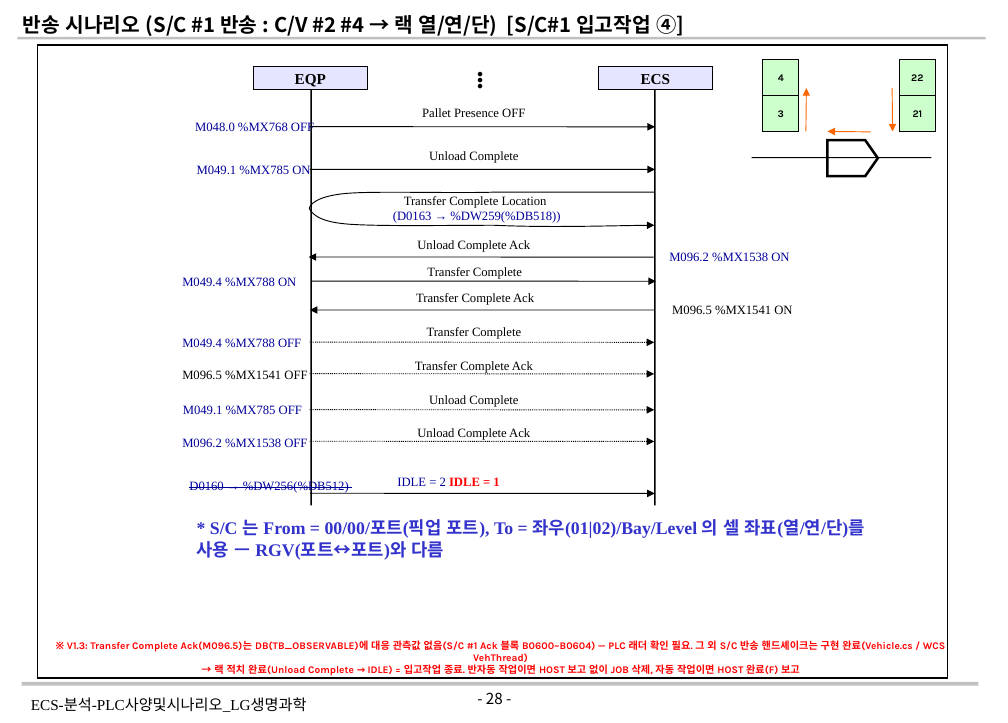
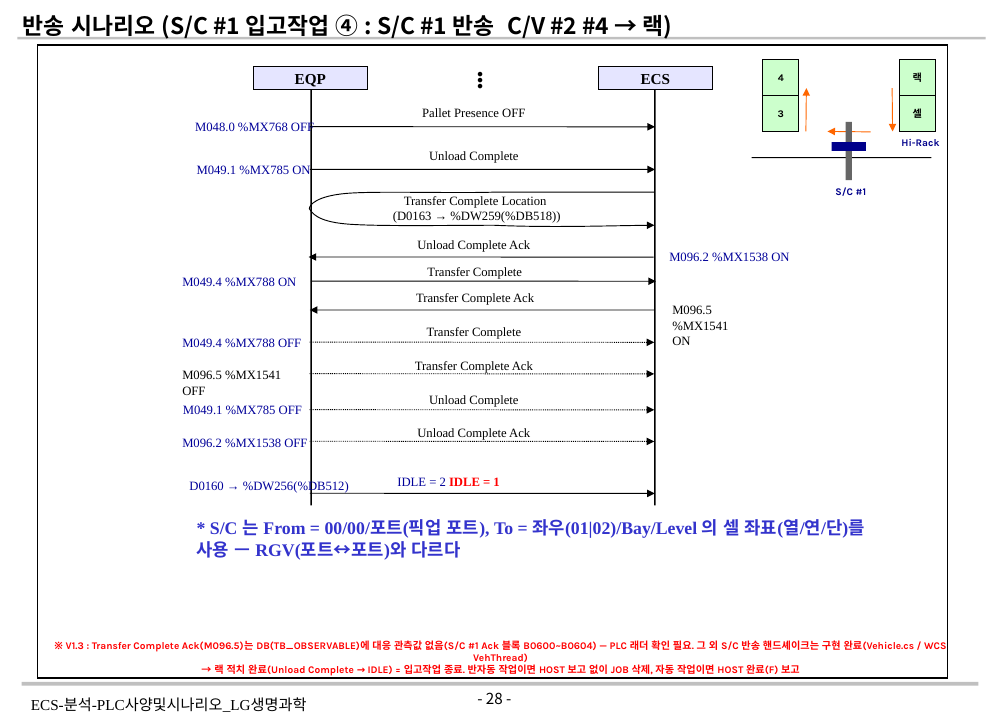
Before and after one commit to yeorijby-coder/LGLS_ALL, a slide deck: slide 28 of ECS-분석-PLC사양및시나리오_LG생명과학_V1.3_20260819.pptx. Drawn at 1008x723 pixels with LibreOffice and Linux fonts; fonts in the diff are those of the drawing; background and template pictures are left out. Boxes give left, top, right and bottom in pixels: in the first picture for what was removed or moved away, otherwise in the second. Text is boxed around its words. In the diff, an @@ line names an element or a change of style, - is before the commit and + after.

```diff
--- a/ECS-분석-PLC사양및시나리오_LG생명과학_V1.3_20260819.pptx
+++ b/ECS-분석-PLC사양및시나리오_LG생명과학_V1.3_20260819.pptx
@@ text at bbox=[23, 14, 673, 39]: text changed; size 16 to 18 pt @@
-반송 시나리오 (S/C #1 반송 : C/V #2 #4 → 랙 열/연/단) [S/C#1 입고작업 ④]
+반송 시나리오 (S/C #1 입고작업 ④ : S/C #1 반송 C/V #2 #4 → 랙)
@@ text in rectangle at bbox=[913, 72, 922, 82]: text changed @@
-22
+랙
@@ text in rectangle at bbox=[913, 107, 922, 121]: text changed @@
-21
+셀
@@ pentagon arrow removed at bbox=[827, 140, 877, 175] @@
@@ rectangle added at bbox=[832, 142, 866, 152], fill #00008B @@
@@ rectangle added at bbox=[845, 121, 852, 180], fill #666666 @@
@@ text added at bbox=[901, 139, 939, 146], 8 pt, text #00008B, bold @@
+Hi-Rack
@@ text added at bbox=[835, 187, 867, 196], 8 pt, text #00008B, bold @@
+S/C #1
@@ text in rounded rectangle at bbox=[393, 211, 560, 223]: text colour none to #000000 in "(D0163 → %DW259(%DB518))" @@
@@ text "M096.5 %MX1541 ON" rewrapped from bbox=[672, 305, 792, 314] to bbox=[672, 305, 728, 345] @@
@@ text "M096.5 %MX1541 OFF" rewrapped from bbox=[182, 370, 307, 379] to bbox=[182, 370, 281, 395] @@
@@ text "D0160 → %DW256(%DB512)" at bbox=[189, 481, 349, 494]: strikethrough off @@
@@ text at bbox=[197, 519, 865, 560]: text changed @@
-* S/C 는 From = 00/00/포트(픽업 포트), To = 좌우(01|02)/Bay/Level 의 셀 좌표(열/연/단)를 사용 — RGV(포트↔포트)와 다름
+* S/C 는 From = 00/00/포트(픽업 포트), To = 좌우(01|02)/Bay/Level 의 셀 좌표(열/연/단)를 사용 — RGV(포트↔포트)와 다르다
@@ text at bbox=[66, 639, 947, 662]: spaces changed @@
-※ V1.3: Transfer Complete Ack(M096.5)는 DB(TB_OBSERVABLE)에 대응 관측값 없음(S/C #1 Ack 블록 B0600~B0604) — PLC 래더 확인 필요. 그 외 S/C 반송 핸드셰이크는 구현 완료(Vehicle.cs / WCS VehThread)
+※ V1.3 : Transfer Complete Ack(M096.5)는 DB(TB_OBSERVABLE)에 대응 관측값 없음(S/C #1 Ack 블록 B0600~B0604) — PLC 래더 확인 필요. 그 외 S/C 반송 핸드셰이크는 구현 완료(Vehicle.cs / WCS VehThread)
```
Also in this commit, not shown: 19 other slides changed, 36 slides removed.
